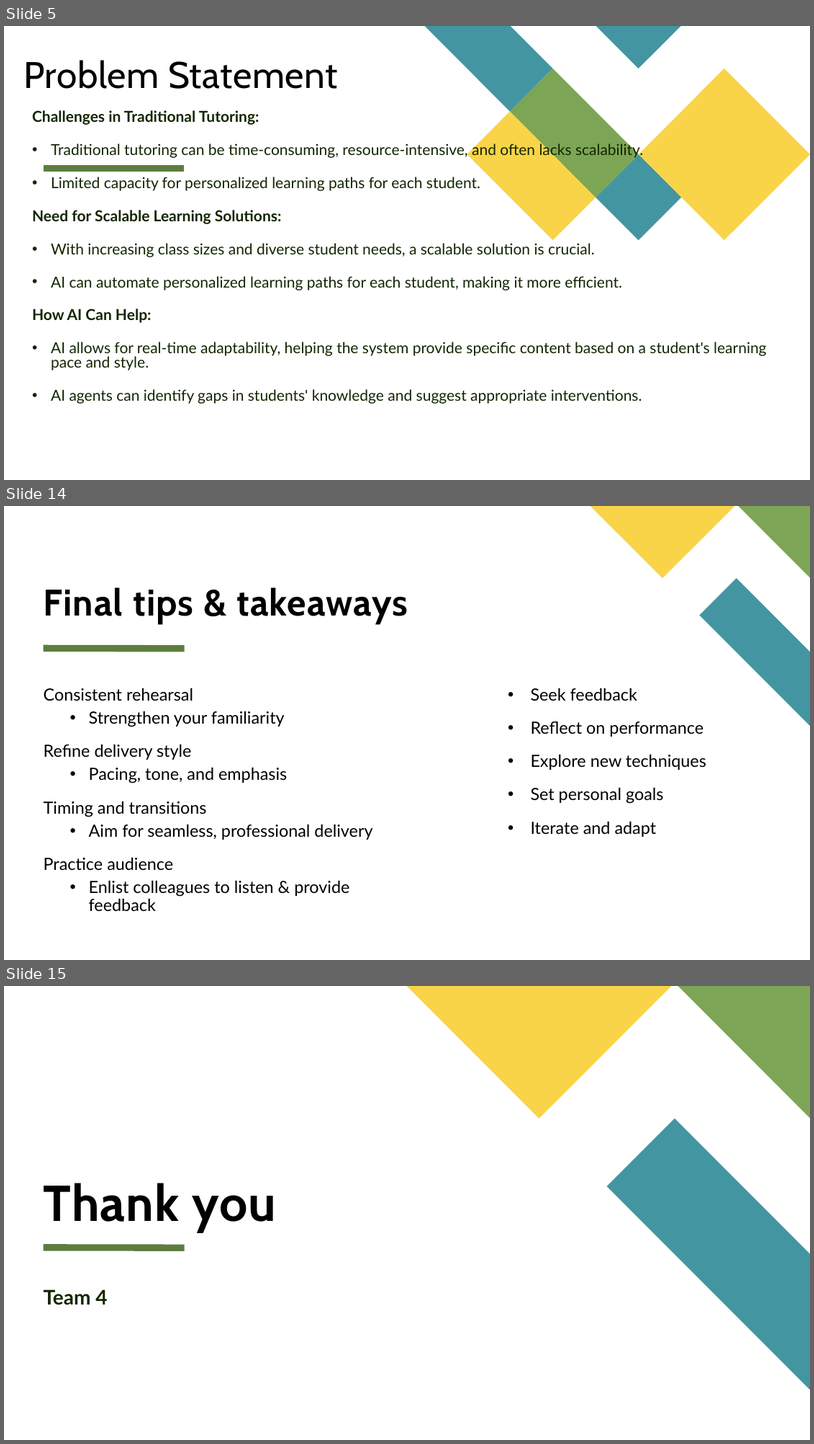
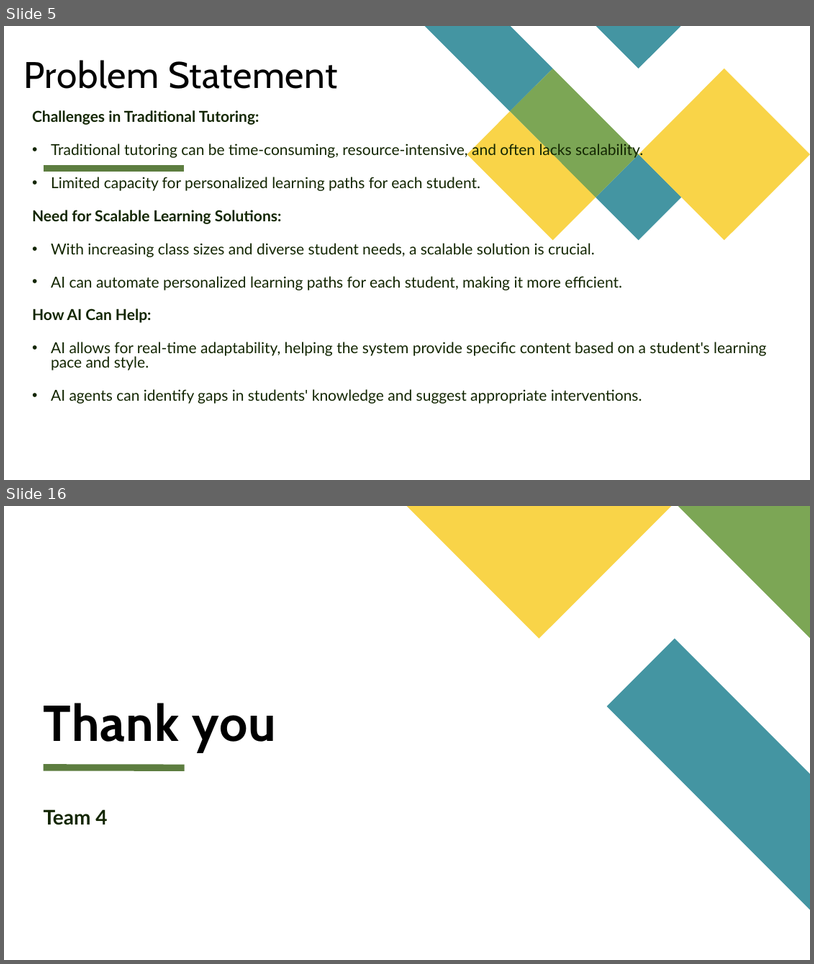
Before and after one commit to MeghaN28/AI-Tutor, a slide deck: Seattle Data AI Security Hackathon.pptx. Shown one above the other, each under a label of ours: slides 5, 14 and 15 before the commit, slides 5 and 16 after it; the slides between them are not shown. The pictures are 814x1444 and 814x964 pixels, drawn with LibreOffice and Linux fonts; fonts in the diff are those of the drawing. Boxes give left, top, right and bottom in pixels: in the first picture for what was removed or moved away, otherwise in the second. Text is boxed around its words. In the diff, an @@ line names an element or a change of style, - is before the commit and + after.

```diff
--- a/Seattle Data AI Security Hackathon.pptx
+++ b/Seattle Data AI Security Hackathon.pptx
@@ slide 14 removed at [4, 506, 810, 960], background #FFFFFF; not listed: 1 template element that a slide beside it also shows @@
@@ freeform shape removed at [591, 506, 736, 578] @@
@@ freeform shape removed at [739, 506, 810, 578] @@
@@ title removed at [44, 587, 408, 623] @@
-Final tips & takeaways
@@ freeform shape removed at [700, 578, 810, 726] @@
@@ text removed at [44, 687, 373, 911] @@
-Consistent rehearsal
-  • Strengthen your familiarity
-Refine delivery style
-  • Pacing, tone, and emphasis
-Timing and transitions
-  • Aim for seamless, professional delivery
-Practice audience
-  • Enlist colleagues to listen & provide feedback
@@ text removed at [531, 687, 707, 836] @@
-• Seek feedback
-• Reflect on performance
-• Explore new techniques
-• Set personal goals
-• Iterate and adapt
@@ what was slide 15 is now slide 16 @@
```
Also in this commit, not shown: 8 slides changed, 2 slides added.
